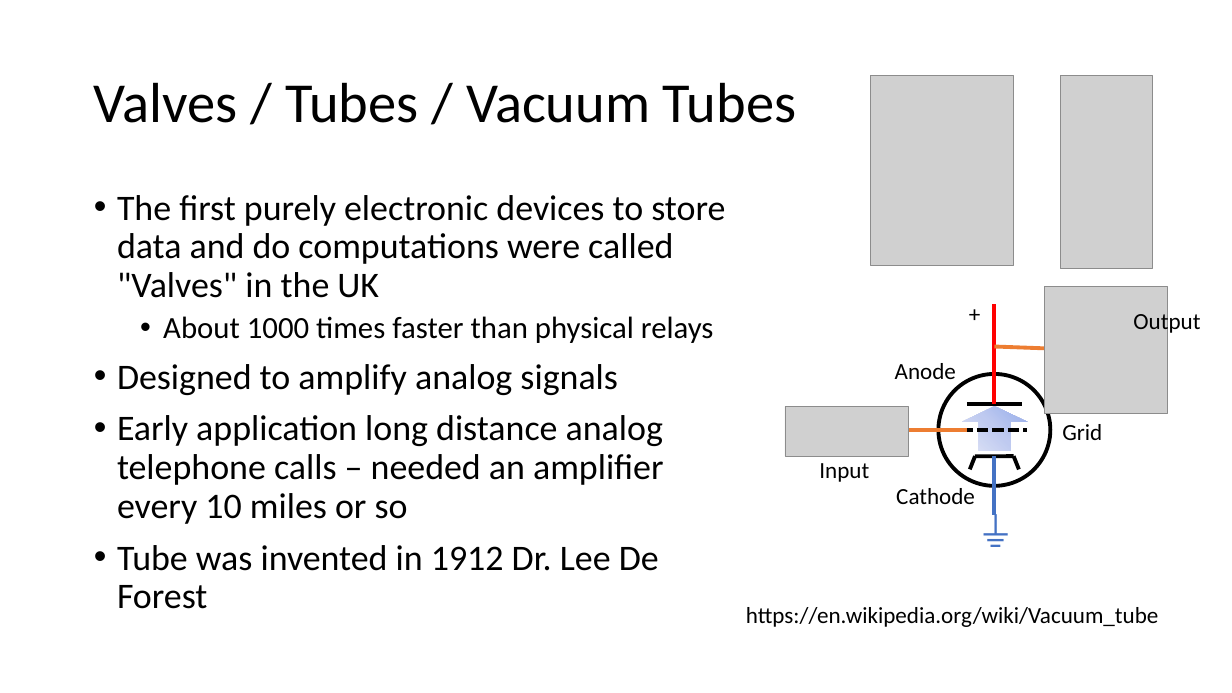
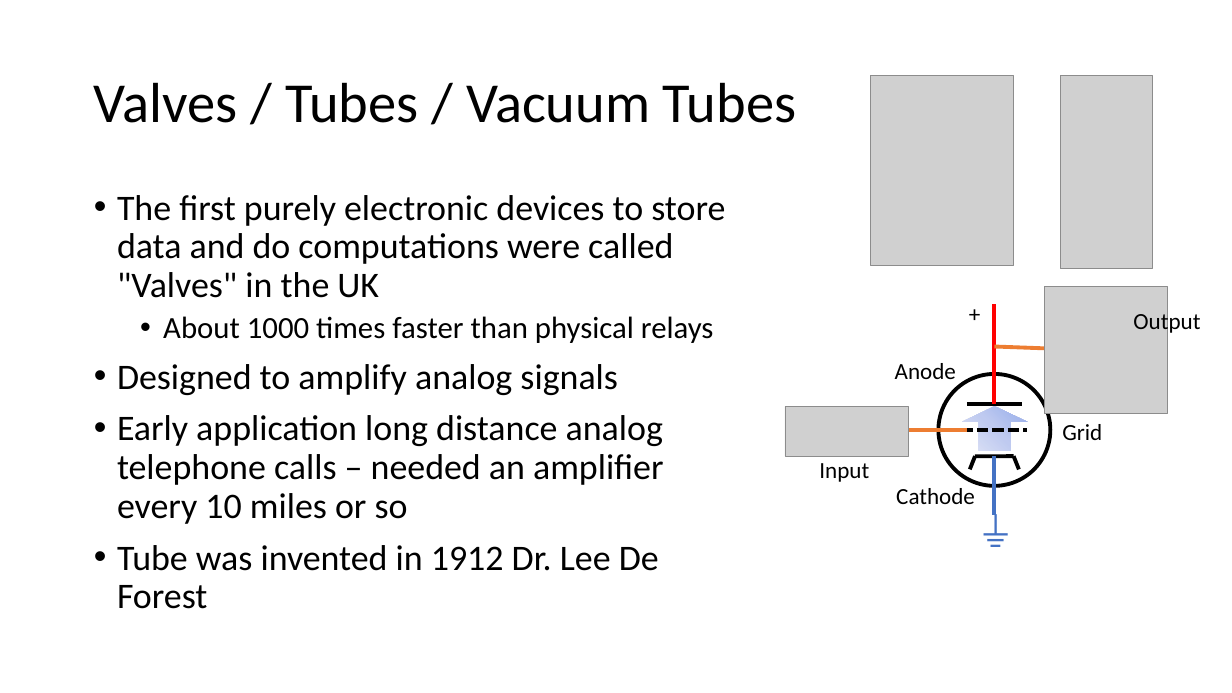
Before and after one commit to csev/ca4e, a slide deck: slide 3 of lectures/02-SolidState.pptx. Drawn at 1232x693 pixels with LibreOffice and Linux fonts; fonts in the diff are those of the drawing; grey boxes stand for pictures. Boxes give left, top, right and bottom in pixels: in the first picture for what was removed or moved away, otherwise in the second. Text is boxed around its words. In the diff, an @@ line names an element or a change of style, - is before the commit and + after.

```diff
--- a/lectures/02-SolidState.pptx
+++ b/lectures/02-SolidState.pptx
@@ text removed at bbox=[746, 607, 1159, 627] @@
-https://en.wikipedia.org/wiki/Vacuum_tube
```
Also in this commit, not shown: 12 other slides changed, 1 slide removed, 2 other files.
